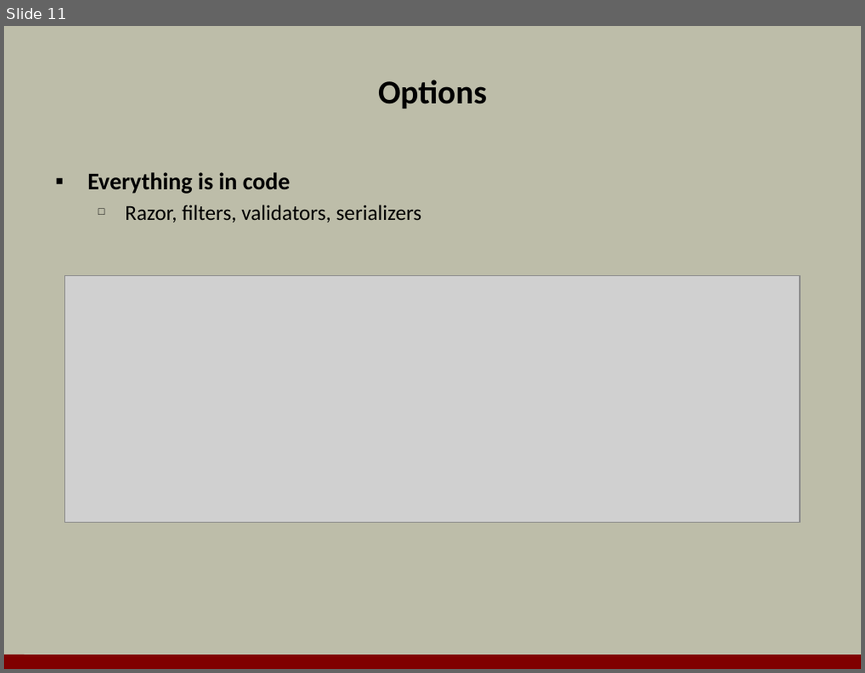
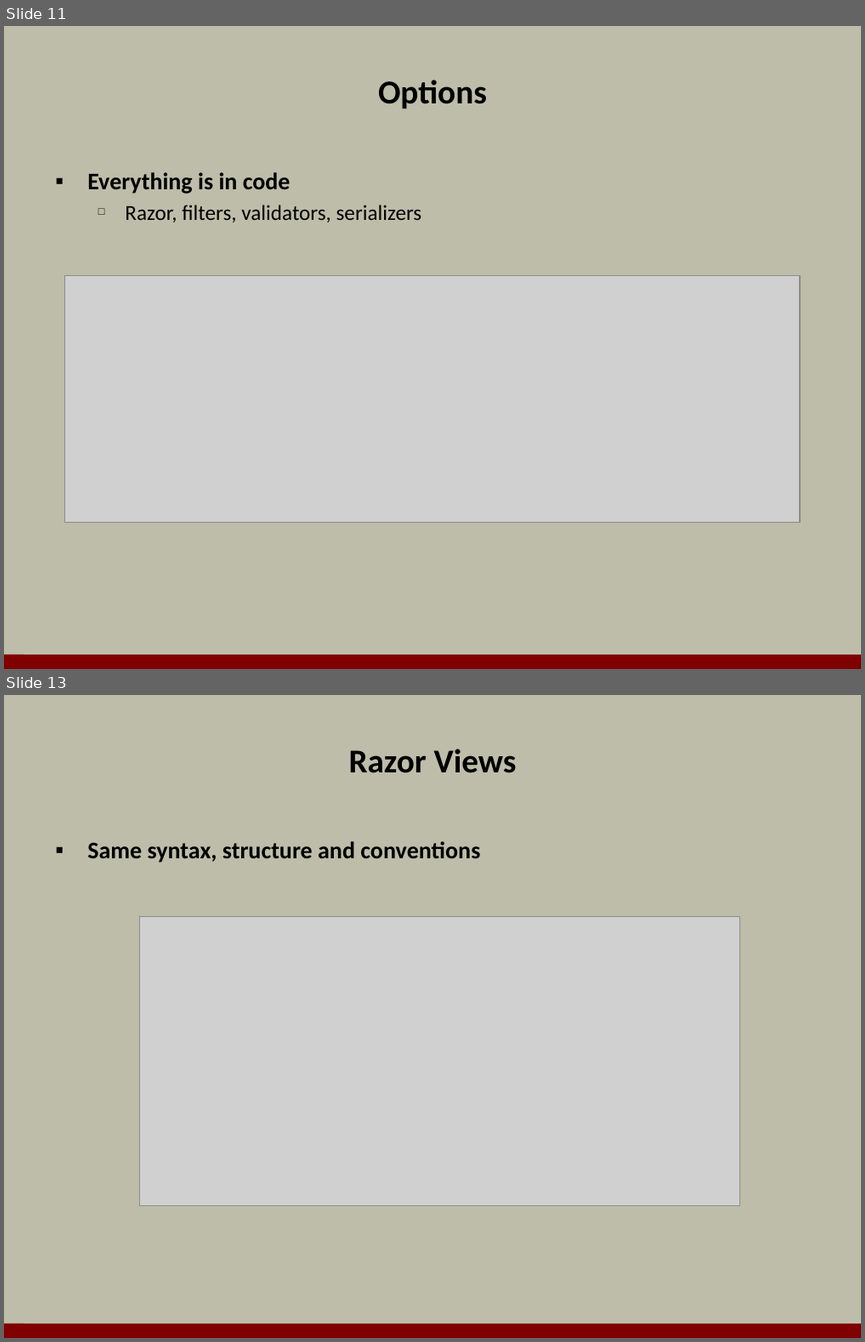
Before and after one commit to OdeToCode/classes, a slide deck: aspnet5/slides/a2_mvc6.pptx. Shown one above the other, each under a label of ours: slide 11 before the commit, slides 11 and 13 after it; the slides between them are not shown. The pictures are 865x673 and 865x1342 pixels, drawn with LibreOffice and Linux fonts; fonts in the diff are those of the drawing; grey boxes stand for pictures; background and template pictures are left out. Boxes give left, top, right and bottom in pixels: in the first picture for what was removed or moved away, otherwise in the second. Text is boxed around its words. In the diff, an @@ line names an element or a change of style, - is before the commit and + after.

```diff
--- a/aspnet5/slides/a2_mvc6.pptx
+++ b/aspnet5/slides/a2_mvc6.pptx
@@ slide 13 added at box(4, 695, 861, 1338), background #BDBDA9; not listed: 1 template element that a slide beside it also shows @@
@@ title added at box(349, 749, 517, 773), 28 pt, text #000000, bold @@
+Razor Views
@@ text added at box(87, 841, 480, 862), 20 pt, text #000000, bold @@
+▪ Same syntax, structure and conventions
@@ picture added at box(139, 916, 739, 1206) @@
```
Also in this commit, not shown: 2 slides changed, 11 other slides added, 3 slides removed.
